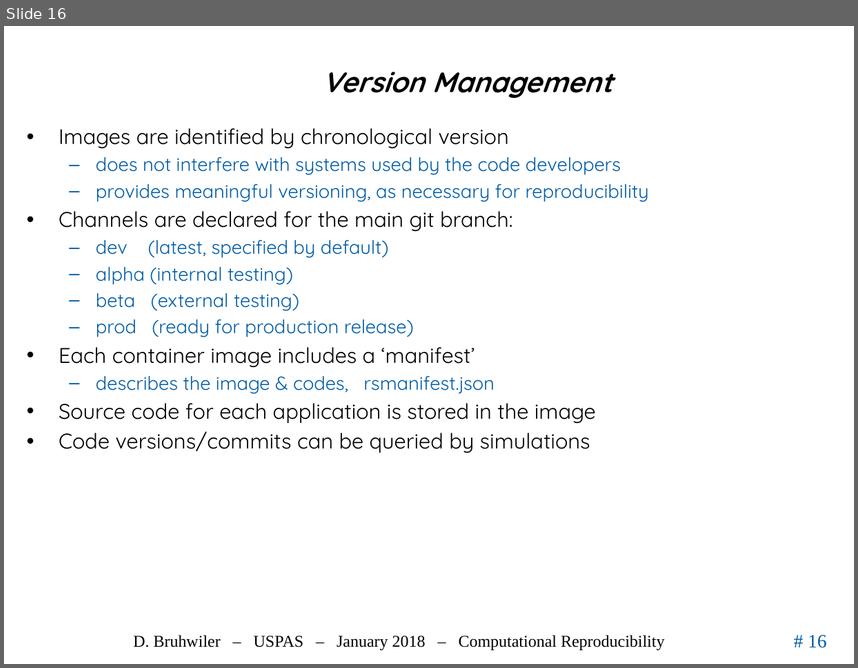
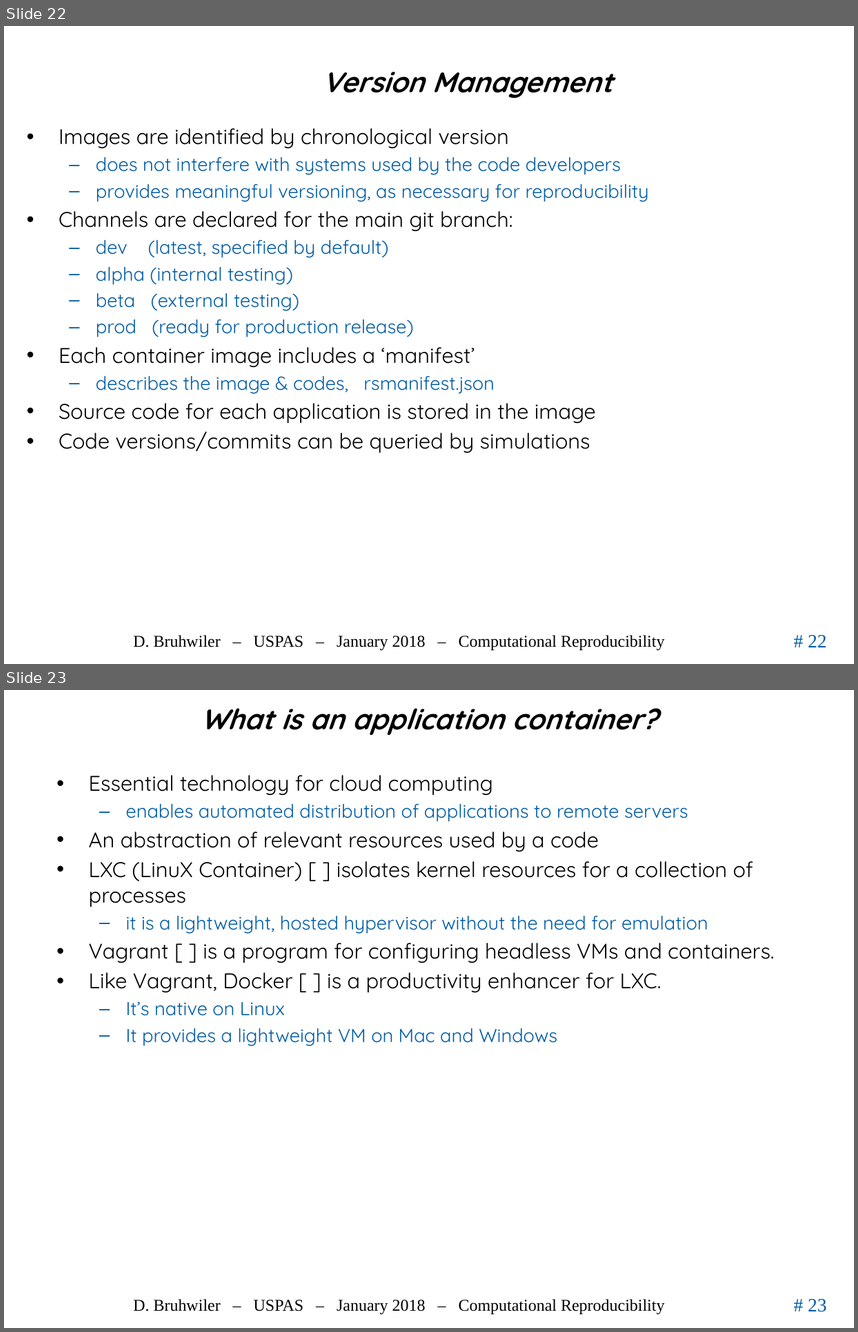
Before and after one commit to uspas/simbeamplasma18, a slide deck: computational_reproducibility/lecture/2018_ComputationalReproducibility_Bruhwiler_USPAS.pptx. Shown one above the other, each under a label of ours: slide 16 before the commit, slides 22 and 23 after it. The pictures are 858x668 and 858x1332 pixels, drawn with LibreOffice and Linux fonts; fonts in the diff are those of the drawing; background and template pictures are left out. Boxes give left, top, right and bottom in pixels: in the first picture for what was removed or moved away, otherwise in the second. Text is boxed around its words. In the diff, an @@ line names an element or a change of style, - is before the commit and + after.

Commit message:
added discussion of containers

```diff
--- a/computational_reproducibility/lecture/2018_ComputationalReproducibility_Bruhwiler_USPAS.pptx
+++ b/computational_reproducibility/lecture/2018_ComputationalReproducibility_Bruhwiler_USPAS.pptx
@@ slide 23 added at bbox=[4, 690, 854, 1328], background #FFFFFF; not listed: 3 template elements that a slide beside it also shows @@
@@ title added at bbox=[201, 708, 657, 735], 24 pt, text #000000, bold, italic @@
+What is an application container?
@@ text added at bbox=[89, 775, 774, 1046], 18 pt, text #000000 @@
+• Essential technology for cloud computing
+  – enables automated distribution of applications to remote servers
+• An abstraction of relevant resources used by a code
+• LXC (LinuX Container) [ ] isolates kernel resources for a collection of processes
+  – it is a lightweight, hosted hypervisor without the need for emulation
+• Vagrant [ ] is a program for configuring headless VMs and containers.
+• Like Vagrant, Docker [ ] is a productivity enhancer for LXC.
+  – It’s native on Linux
+  – It provides a lightweight VM on Mac and Windows
@@ what was slide 16 is now slide 22 @@
@@ page number at bbox=[808, 635, 826, 647]: text changed @@
-# 16
+# 22
```
Also in this commit, not shown: 6 other slides added, 2 slides removed.
